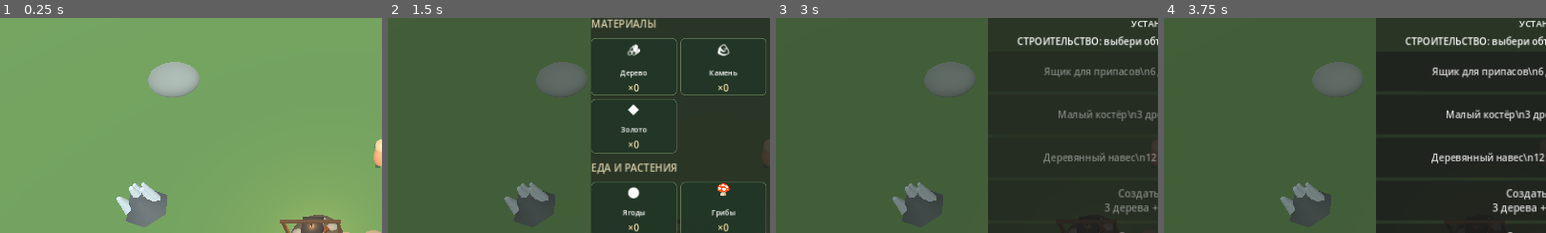
Above: before the commit, frames 1-4 (left to right).
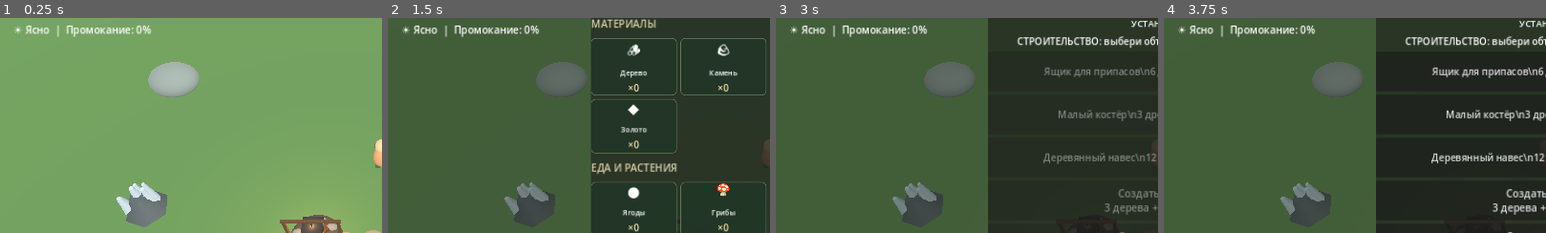
Above: after the commit, the same moments.

Repository: hjz2tz7cgv-ctrl/DikiyKrayGodot
Game: Godot game, scene res://scenes/main.tscn
The game is run twice, just before and just after one commit, with the same random seed, the same clock (stepped at 60 frames per second) and the same inputs.
Inputs:
- Up to frame 1 (0.25 s): no input
- Up to frame 2 (1.5 s): click "● Рука" at 0.5 s; click "Рюкзак" at 1.25 s
- Up to frame 3 (3 s): click "Закрыть" at 2 s; click "Крафт" at 2.75 s
- Up to frame 4 (3.75 s): click "ТЕСТ: +100 каждого ресурса" at 3.5 s
The pictures show only the part of the screen within x 0-50%, y 19-69%; the shares and areas given below are measured in that part.

The runs differ from the first frame. In frame 1, 0.8% of the frame differs, in the area x 3-40%, y 3-9%; in frame 2, 0.8%; in frame 3, 0.8%; in frame 4, 0.8%.

Commit message:
Add files via upload

Diff:
--- a/scripts/main.gd
+++ b/scripts/main.gd
@@ -34,6 +34,11 @@
 const COOK_SECONDS := 11.0
 var cooking_active := false
 var cooking_elapsed := 0.0
+var cooked_ready := 0
+var cooking_fire_pos := FIRE_POS
+var cooking_display: ProgressBar
+var cooking_caption: Label
+var shelter_rain_button: Button
 var leg_left: Node3D
 var leg_right: Node3D
 var obstacles: Array[Dictionary] = []
@@ -160,6 +165,14 @@
 var sleep_fade: ColorRect
 var sleep_in_progress := false
 var sleep_elapsed := 0.0
+# Лёгкая погода для Web/iPhone: без тяжёлых частиц и шейдеров.
+var weather_clock := 0.0
+var raining := false
+var weather_label: Label
+var rain_drops: Array[MeshInstance3D] = []
+var rain_positions: Array[Vector3] = []
+var wetness := 0.0
+
 
 func _ready() -> void:
     rng.seed = 20261017
@@ -179,6 +192,7 @@
     _create_buried_caches()
     _create_animals()
     _create_ui()
+    _create_weather()
     _update_lighting()
     _update_ui()
 
@@ -432,11 +446,62 @@
     var twilight := clampf(sin(phase) * 2.0 + 0.20, 0.0, 1.0)
     if sun_light != null:
         sun_light.rotation_degrees = Vector3(-12.0 - 68.0 * daylight, -35.0 + day_clock * 8.0, 0)
-        sun_light.light_energy = lerpf(0.07, 1.15, daylight)
+        sun_light.light_energy = lerpf(0.07, 1.15, daylight) * (0.62 if raining else 1.0)
     if sky_environment != null:
-        sky_environment.background_color = Color("101c38").lerp(Color("91bfd7"), twilight)
+        sky_environment.background_color = Color("101c38").lerp(Color("91bfd7"), twilight).lerp(Color("657889"), 0.38 if raining else 0.0)
         sky_environment.ambient_light_color = Color("66738e").lerp(Color("e1e9dd"), twilight)
         sky_environment.ambient_light_energy = lerpf(0.27, 0.83, twilight)
+
+func _create_weather() -> void:
+    weather_label = Label.new()
+    weather_label.text = "☀ Ясно"
+    weather_label.position = Vector2(22, 142)
+    weather_label.add_theme_font_size_override("font_size", 17)
+    weather_label.mouse_filter = Control.MOUSE_FILTER_IGNORE
+    hud.add_child(weather_label)
+    var rain_material := StandardMaterial3D.new()
+    rain_material.albedo_color = Color(0.68, 0.85, 1.0, 0.62)
+    rain_material.transparency = BaseMaterial3D.TRANSPARENCY_ALPHA
+    rain_material.shading_mode = BaseMaterial3D.SHADING_MODE_UNSHADED
+    var drop_mesh := BoxMesh.new()
+    drop_mesh.size = Vector3(0.035, 0.48, 0.035)
+    for i in range(44):
+        var drop := MeshInstance3D.new()
+        drop.mesh = drop_mesh
+        drop.material_override = rain_material
+        drop.visible = false
+        add_child(drop)
+        rain_drops.append(drop)
+        rain_positions.append(Vector3(rng.randf_range(-12.0, 12.0), rng.randf_range(1.0, 11.0), rng.randf_range(-12.0, 12.0)))
+
+func _update_weather(delta: float) -> void:
+    weather_clock += delta
+    # Чередуем погоду: первый дождь начинается примерно через две минуты.
+    var new_raining := fmod(weather_clock, 420.0) >= 120.0 and fmod(weather_clock, 420.0) < 280.0
+    if new_raining != raining:
+        raining = new_raining
+        for drop in rain_drops:
+            drop.visible = raining
+        status_message = "Начался дождь! Навес защищает от промокания" if raining else "Дождь закончился"
+    var sheltered := _near_shelter(2.7) if player != null else false
+    if raining and not sheltered:
+        wetness = minf(100.0, wetness + delta * 0.16)
+    else:
+        wetness = maxf(0.0, wetness - delta * (0.5 if sheltered else 0.12))
+    if weather_label != null:
+        weather_label.text = ("☂ Под навесом" if sheltered and raining else "☔ Дождь" if raining else "☀ Ясно") + "  |  Промокание: %d%%" % int(wetness)
+    if not raining or player == null:
+        return
+    var origin := player.global_position
+    for i in range(rain_drops.size()):
+        var relative: Vector3 = rain_positions[i]
+        relative.y -= delta * 14.0
+        if relative.y < 0.3:
+            relative.y += 11.0
+            relative.x = rng.randf_range(-12.0, 12.0)
+            relative.z = rng.randf_range(-12.0, 12.0)
+        rain_positions[i] = relative
+        rain_drops[i].global_position = origin + relative
 
 func _start_sleep() -> void:
     if sleep_in_progress:
@@ -951,6 +1016,16 @@
     progress_bar.custom_minimum_size.y = 22
     progress_bar.visible = false
     bottom.add_child(progress_bar)
+    cooking_caption = Label.new()
+    cooking_caption.text = "Мясо жарится"
+    cooking_caption.horizontal_alignment = HORIZONTAL_ALIGNMENT_CENTER
+    cooking_caption.visible = false
+    bottom.add_child(cooking_caption)
+    cooking_display = ProgressBar.new()
+    cooking_display.max_value = 100.0
+    cooking_display.custom_minimum_size.y = 17.0
+    cooking_display.visible = false
+    bottom.add_child(cooking_display)
     # Полноэкранный перехватчик касаний позади окон. Не пропускает ввод в 3D-мир.
     modal_shield = ColorRect.new()
     modal_shield.set_anchors_and_offsets_preset(Control.PRESET_FULL_RECT)
@@ -1227,6 +1302,12 @@
     sleep_yes.text = "Спать до утра"
     sleep_yes.pressed.connect(_start_sleep)
     sleep_col.add_child(sleep_yes)
+    shelter_rain_button = Button.new()
+    shelter_rain_button.text = "Переждать дождь"
+    shelter_rain_button.custom_minimum_size.y = 48.0
+    shelter_rain_button.pressed.connect(_wait_out_rain)
+    shelter_rain_button.visible = false
+    sleep_col.add_child(shelter_rain_button)
     var sleep_no := Button.new()
     sleep_no.text = "Отмена"
     sleep_no.pressed.connect(func(): sleep_panel.visible = false)
@@ -1372,12 +1453,28 @@
         _update_ui()
         return
     _show_sleep_panel()
+    if shelter_rain_button != null:
+        shelter_rain_button.visible = raining
     # Общая система сна используется и палаткой, и построенным навесом.
     if sleep_panel != null:
         var column: VBoxContainer = sleep_panel.get_child(0)
         var heading: Label = column.get_child(0)
         heading.text = "ДЕРЕВЯННЫЙ НАВЕС\nОтдохнуть до утра?"
-    status_message = "Навес: можно отдохнуть до утра"
+    status_message = "Навес: можно поспать или переждать дождь"
+    _update_ui()
+
+func _wait_out_rain() -> void:
+    if not _near_shelter() or not raining:
+        status_message = "Дождь уже закончился или навес слишком далеко"
+        return
+    # Дождливый интервал погоды заканчивается на 280-й секунде цикла.
+    weather_clock += 280.0 - fmod(weather_clock, 420.0)
+    raining = false
+    wetness = maxf(0.0, wetness - 40.0)
+    sleep_panel.visible = false
+    if shelter_rain_button != null:
+        shelter_rain_button.visible = false
+    status_message = "Ты переждал дождь под навесом"
     _update_ui()
 
 func _nearest_storage_index(distance: float = 3.7) -> int:
@@ -1506,11 +1603,36 @@
     _update_ui()
     _refresh_storage_status()
 
+func _nearest_built_fire_position() -> Vector2:
+    var here := Vector2(player.global_position.x, player.global_position.z)
+    var result := FIRE_POS
+    var best := INF
+    for building in built_structures:
+        if building["kind"] == "firepit":
+            var d: float = here.distance_to(building["pos"])
+            if d < best:
+                best = d
+                result = building["pos"]
+    return result
+
+func _at_cooking_fire() -> bool:
+    var here := Vector2(player.global_position.x, player.global_position.z)
+    return here.distance_to(cooking_fire_pos) <= 4.0
+
+func _collect_cooked_meat() -> void:
+    if cooked_ready <= 0 or not _at_cooking_fire():
+        status_message = "Подойди к костру, где готовилось мясо"
+        return
+    inventory["cooked_meat"] += cooked_ready
+    status_message = "Забрано жареное мясо: %d" % cooked_ready
+    cooked_ready = 0
+    _update_ui()
+
 func _cook_at_built_fire() -> void:
     if not _near_built_structure("firepit"):
         status_message = "Подойди к построенному костру (до 4 метров)"
-    elif cooking_active:
-        status_message = "Мясо уже готовится"
+    elif cooking_active or cooked_ready > 0:
+        status_message = "Сначала забери готовое мясо"
     elif inventory["meat"] < 1 or inventory["wood"] < 1:
         status_message = "Нужны 1 мясо и 1 древесина"
     else:
@@ -1518,7 +1640,8 @@
         inventory["wood"] -= 1
         cooking_active = true
         cooking_elapsed = 0.0
-        status_message = "Мясо готовится 11 секунд"
+        cooking_fire_pos = _nearest_built_fire_position()
+        status_message = "Мясо жарится. Можешь заниматься своими делами"
     _update_ui()
 
 func _create_build_placement_ui(root: Control) -> void:
@@ -2007,8 +2130,10 @@
 func _finish_cooking() -> void:
     cooking_active = false
     cooking_elapsed = 0.0
-    inventory["cooked_meat"] += 1
-    status_message = "Мясо готово! +1 жареное мясо в рюкзаке"
+    cooked_ready += 1
+    status_message = "Мясо готово! Вернись к костру и забери его"
+    cooking_caption.visible = false
+    cooking_display.visible = false
     progress_bar.visible = false
 
 func _survival_action(kind: String) -> void:
@@ -2073,15 +2198,15 @@
         elif inventory["meat"] < 1 or inventory["wood"] < 1:
             status_message = "Для жарки нужны 1 мясо и 1 дерево"
         else:
-            if cooking_active:
-                status_message = "Мясо уже жарится у костра"
+            if cooking_active or cooked_ready > 0:
+                status_message = "Сначала забери готовое мясо"
             else:
                 inventory["meat"] -= 1
                 inventory["wood"] -= 1
                 cooking_active = true
                 cooking_elapsed = 0.0
-                _sit_on_bench()
-                status_message = "Жарим мясо 11 секунд — отдыхаем на лавочке"
+                cooking_fire_pos = FIRE_POS
+                status_message = "Мясо жарится. Можно уйти и вернуться позже"
     elif inventory.get(kind, 0) <= 0:
         status_message = "Такой еды пока нет в рюкзаке"
     else:
@@ -2110,6 +2235,8 @@
     action_options.clear()
     if _nearest_storage_index() >= 0:
         _add_action_option("Открыть сундук", "storage")
+    if cooked_ready > 0 and _at_cooking_fire():
+        _add_action_option("Забрать жареное мясо", "collect_cooked")
     if _near_shelter():
         _add_action_option("Отдохнуть под навесом", "shelter_rest")
     if int(inventory.get("berry", 0)) > 0:
@@ -2133,7 +2260,9 @@
     if Vector2(player.position.x, player.position.z).distance_to(CABIN_POS) <= 4.1:
         _add_action_option("Осмотреть заброшенную хижину", "cabin")
     if Vector2(player.position.x, player.position.z).distance_to(FIRE_POS) <= 3.5:
-        _add_action_option("Пожарить мясо и сесть", "cook")
+        _add_action_option("Пожарить мясо", "cook")
+    elif _near_built_structure("firepit"):
+        _add_action_option("Пожарить мясо", "built_cook")
     if Vector2(player.position.x, player.position.z).distance_to(BENCH_POS) <= 3.0:
         if sitting:
             _add_action_option("Встать со скамейки", "stand")
@@ -2207,12 +2336,18 @@
     elif here.distance_to(CABIN_POS) <= 4.1:
         nearby_action_kind = "cabin"
         nearby_button.text = "Осмотреть заброшенную хижину"
-    elif here.distance_to(BENCH_POS) <= 2.8 and not cooking_active:
+    elif cooked_ready > 0 and _at_cooking_fire():
+        nearby_action_kind = "collect_cooked"
+        nearby_button.text = "Забрать жареное мясо"
+    elif here.distance_to(BENCH_POS) <= 2.8:
         nearby_action_kind = "stand" if sitting else "rest"
         nearby_button.text = "Встать со скамейки" if sitting else "Сесть на скамейку и отдохнуть"
     elif here.distance_to(FIRE_POS) <= 3.2:
         nearby_action_kind = "cook"
-        nearby_button.text = "Мясо жарится…" if cooking_active else "Пожарить мясо и сесть"
+        nearby_button.text = "Мясо жарится…" if cooking_active else "Пожарить мясо"
+    elif _near_built_structure("firepit"):
+        nearby_action_kind = "built_cook"
+        nearby_button.text = "Мясо жарится…" if cooking_active else "Пожарить мясо"
     elif here.distance_to(LAKE_CENTER) <= LAKE_RADIUS + 1.3:
         nearby_action_kind = "water"
         nearby_button.text = "Набрать воды"
@@ -2261,6 +2396,8 @@
     elif chosen == "shelter_rest":
         _show_shelter_rest()
     elif chosen == "tent":
+        if shelter_rain_button != null:
+            shelter_rain_button.visible = false
         var here := Vector2(player.global_position.x, player.global_position.z)
         if here.distance_to(TENT_POS) <= 2.8:
             _show_sleep_panel()
@@ -2281,6 +2418,10 @@
         sitting = false
         player_visual.position.y = 0.0
         status_message = "Ты встал со скамейки"
+    elif chosen == "collect_cooked":
+        _collect_cooked_meat()
+    elif chosen == "built_cook":
+        _cook_at_built_fire()
     elif chosen == "cook":
         _survival_action("cook")
     elif chosen == "water":
@@ -2480,6 +2621,7 @@
     return false
 
 func _physics_process(delta: float) -> void:
+    _update_weather(delta)
     if build_preview != null:
         # Плавное движение и поворот предварительного просмотра.
         build_rotation_current = lerp_angle(build_rotation_current, build_rotation_target, 1.0 - exp(-12.0 * delta))
@@ -2495,8 +2637,9 @@
         return
     if cooking_active:
         cooking_elapsed += delta
-        progress_bar.visible = true
-        progress_bar.value = 100.0 * minf(1.0, cooking_elapsed / COOK_SECONDS)
+        cooking_caption.visible = true
+        cooking_display.visible = true
+        cooking_display.value = 100.0 * minf(1.0, cooking_elapsed / COOK_SECONDS)
         if cooking_elapsed >= COOK_SECONDS:
             _finish_cooking()
     if sitting and leg_left != null and leg_right != null:
@@ -2577,8 +2720,6 @@
     direction = direction.limit_length(1.0)
     if _interface_modal_open():
         direction = Vector2.ZERO
-    if cooking_active:
-        direction = Vector2.ZERO
     if sitting and not cooking_active and (direction.length() > 0.1 or steering_active):
         sitting = false
         player_visual.position.y = 0.0
@@ -2599,7 +2740,7 @@
     player.position.x = current.x
     player.position.z = current.y
     _position_camera(delta)
-    if not _interface_modal_open() and gather_touch != -1 and gather_direction.length() > 0.2 and not mining_active and not cooking_active:
+    if not _interface_modal_open() and gather_touch != -1 and gather_direction.length() > 0.2 and not mining_active:
         var nearest := _nearest_resource()
         if nearest >= 0:
             _begin_mining(nearest)
